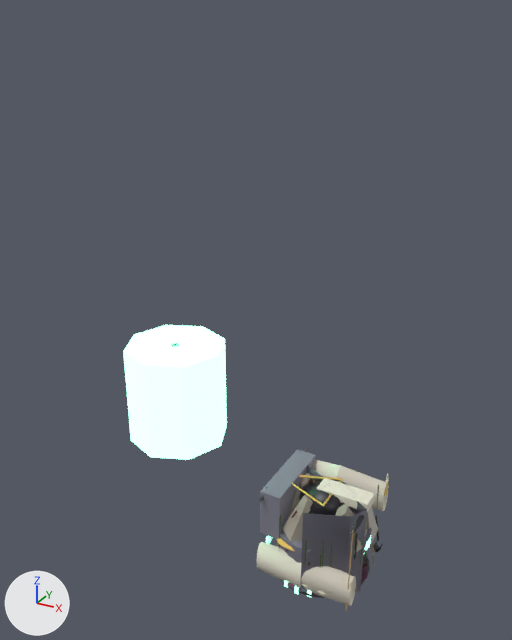
Renders of the glTF model modeles/grandline/fantome.glb from each side of a commit.
One viewpoint serves both versions: a 50 mm lens placed at (4.36, -10.72, 9.55), pointed at (-1.45, -0.17, 4.28). The axes (+X, +Y, +Z) are drawn at lower left. The lights are the same throughout. The older version comes first. Vertices at exactly the same position are counted once.

Before the edit, the objects in view are built like this:
```python
me_fantome_corps_001 = bpy.data.meshes.new('fantome_corps.001')
me_fantome_corps_001.from_pydata(...)  # 3044 vertices, 5546 faces; spans x -1.0..1.0, y -1.0..1.0, z -1.0..1.0
me_fantome_corps_001.materials.append(mat_gris)
me_fantome_corps_001.materials.append(mat_prune)
me_fantome_corps_001.materials.append(mat_bois_fonce)
me_fantome_corps_001.materials.append(mat_spectre)
me_fantome_corps_001.materials.append(mat_corde)
me_fantome_corps_001.materials.append(mat_fer)
me_fantome_corps_001.materials.append(mat_mousse)
me_fantome_corps_001.materials.append(mat_noir)
me_fantome_corps_001.materials.append(mat_or)
me_fantome_corps_001.materials.append(mat_os)
me_fantome_corps_001.materials.append(mat_creme)
me_fantome_corps_001.materials.append(mat_pierre)
me_fantome_lanterne_001 = bpy.data.meshes.new('fantome_lanterne.001')
me_fantome_lanterne_001.from_pydata(...)  # 56 vertices, 96 faces; spans x -1.0..1.0, y -1.0..1.0, z -1.0..1.0
# faces by material slot: [68, 28]
me_fantome_lanterne_001.materials.append(mat_fer_001)  # dark grey #2a2a33
me_fantome_lanterne_001.materials.append(mat_spectre_001)  # green #8affc8, glowing green #8affc8
me_fantome_voile00_001 = bpy.data.meshes.new('fantome_voile00.001')
me_fantome_voile00_001.from_pydata(...)  # 35 vertices, 42 faces; spans x -1.0..1.0, y -1.0..1.0, z -1.0..1.0
me_fantome_voile00_001.materials.append(mat_gris_001)  # grey #8a8796
ob_fantome_corps = bpy.data.objects.new('fantome_corps', me_fantome_corps_001)
ob_fantome_corps.location = (0.0, 0.0, 0.0)
ob_fantome_lanterne = bpy.data.objects.new('fantome_lanterne', me_fantome_lanterne_001)
ob_fantome_lanterne.location = (-3.02, -0.57, 2.57)
ob_fantome_voile00 = bpy.data.objects.new('fantome_voile00', me_fantome_voile00_001)
ob_fantome_voile00.location = (0.0, 0.0, 0.0)
# also in view: 'fantome_voile11' at (0.0, 0.0, 0.0); 'fantome_voile10' at (0.0, 0.0, 0.0)
```
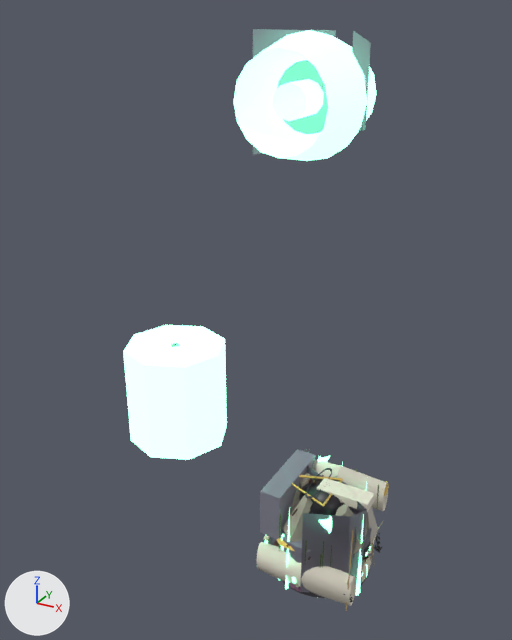
The change, as a diff of the scene's bpy script:
```diff
--- a/modeles/grandline/fantome.glb.py
+++ b/modeles/grandline/fantome.glb.py
@@ me_fantome_corps_001 @@
 # used by ob_fantome_corps; location = (0.0, 0.0, 0.0)
-me_fantome_corps_001.from_pydata(...)  # 3044 vertices, 5546 faces; spans x -1.0..1.0, y -1.0..1.0, z -1.0..1.0
+me_fantome_corps_001.from_pydata(...)  # 4326 vertices, 8030 faces; spans x -1.0..1.0, y -1.0..1.0, z -1.0..1.0
+# me_fantome_corps_001 part 1: the loose piece of 8 vertices spanning x -0.13..-0.05, y -1.0..-0.96, z -1.0..-0.85 is moved by (-0.06, 0.0, 0.24)
+# me_fantome_corps_001 part 2: 19 loose pieces with 572 vertices, spanning x -1.0..1.0, y -1.0..1.0, z -1.0..1.0, are deleted
+# me_fantome_corps_001 part 3: 24 vertices moved from x -0.89..0.91, y -0.21..1.0, z -0.99..0.94 to x -0.9..0.91, y -0.21..1.0, z -0.99..0.95; 372 vertices removed from x -1.0..1.0, y -1.0..1.0, z -1.0..0.37; 2070 vertices added at x -1.0..1.0, y -1.0..1.0, z -1.0..1.0
+# me_fantome_corps_001 part 4: 48 vertices added at x -0.27..0.02, y -0.57..0.56, z 0.98..1.0
+# other edits to the shape of me_fantome_corps_001 do not show in these pictures
 me_fantome_corps_001.materials.append(mat_gris)
@@ me_fantome_follets @@
+me_fantome_follets.from_pydata(...)  # 540 vertices, 1032 faces; spans x -1.0..1.0, y -1.0..1.0, z -1.0..1.0
+me_fantome_follets.materials.append(mat_spectre_001)  # green #8affc8, glowing green #8affc8
@@ me_fantome_flammes @@
+me_fantome_flammes.from_pydata(...)  # 49 vertices, 70 faces; spans x -1.0..1.0, y -1.0..1.0, z -1.0..1.0
+me_fantome_flammes.materials.append(mat_spectre_001)  # green #8affc8, glowing green #8affc8
@@ me_fantome_fanion @@
+me_fantome_fanion.from_pydata(...)  # 116 vertices, 204 faces; spans x -1.0..1.0, y -1.0..1.0, z -1.0..1.0
+# faces by material slot: [40, 164]
+me_fantome_fanion.materials.append(mat_gris_001)  # grey #8a8796
+me_fantome_fanion.materials.append(mat_spectre_001)  # green #8affc8, glowing green #8affc8
@@ ob_fantome_follets @@
+ob_fantome_follets = bpy.data.objects.new('fantome_follets', me_fantome_follets)
+ob_fantome_follets.location = (0.0, 0.0, 0.0)
@@ ob_fantome_flammes @@
+ob_fantome_flammes = bpy.data.objects.new('fantome_flammes', me_fantome_flammes)
+ob_fantome_flammes.location = (0.0, 0.0, 0.0)
@@ ob_fantome_fanion @@
+ob_fantome_fanion = bpy.data.objects.new('fantome_fanion', me_fantome_fanion)
+ob_fantome_fanion.location = (-0.6, 0.0, 8.25)
```

Boxes (x1, y1, x2, y2) around the edits, measured in the pictures (512 x 640 px; the box of a moved part takes in the faces that stretch with it):
'fantome_fanion', added: after (233, 29, 377, 161)
    faces in mat_spectre_001 (green #8affc8, glowing green #8affc8): (233, 30, 377, 161)
    faces in mat_gris_001 (grey #8a8796): (253, 29, 371, 155)
'fantome_flammes', added: after (265, 462, 367, 598)
'fantome_follets', added: after (281, 456, 368, 577)
part 1 of me_fantome_corps_001, moved or reshaped: before (294, 586, 299, 594); after (292, 577, 296, 583)
part 2 of me_fantome_corps_001, deleted (mostly hidden): before (258, 474, 389, 595)
part 3 of me_fantome_corps_001, built on (mostly hidden): before (302, 515, 383, 587); after (264, 521, 383, 602)
part 4 of me_fantome_corps_001, added: after (305, 468, 332, 498)
